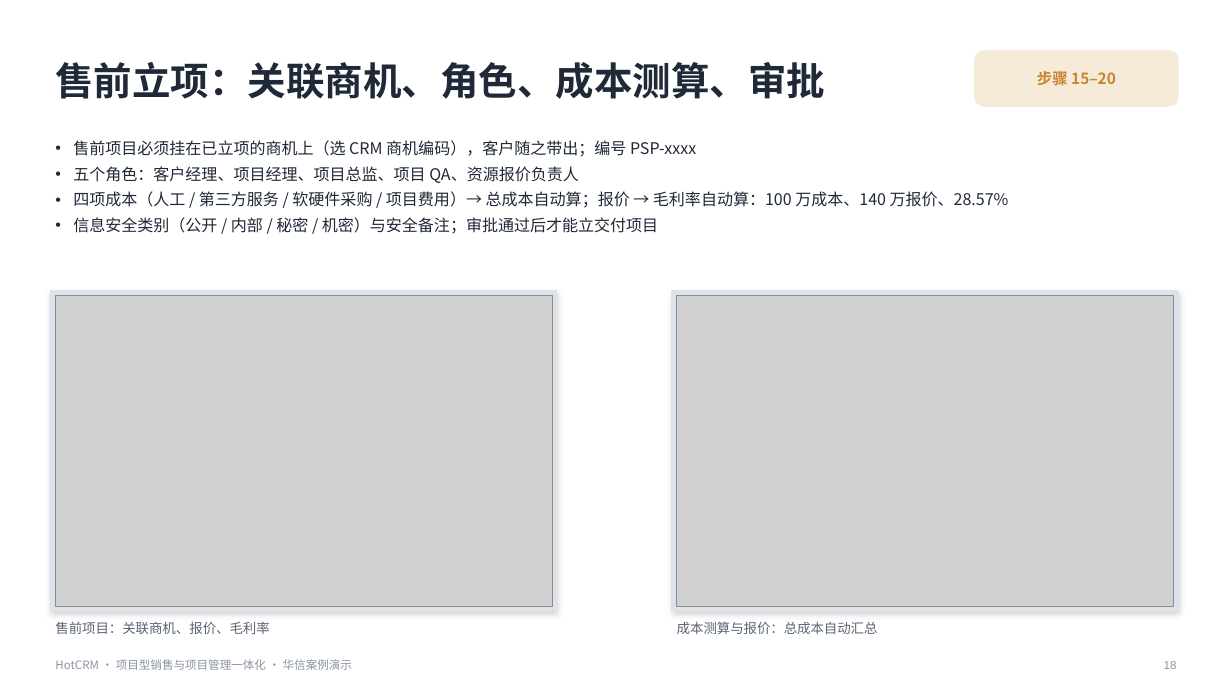
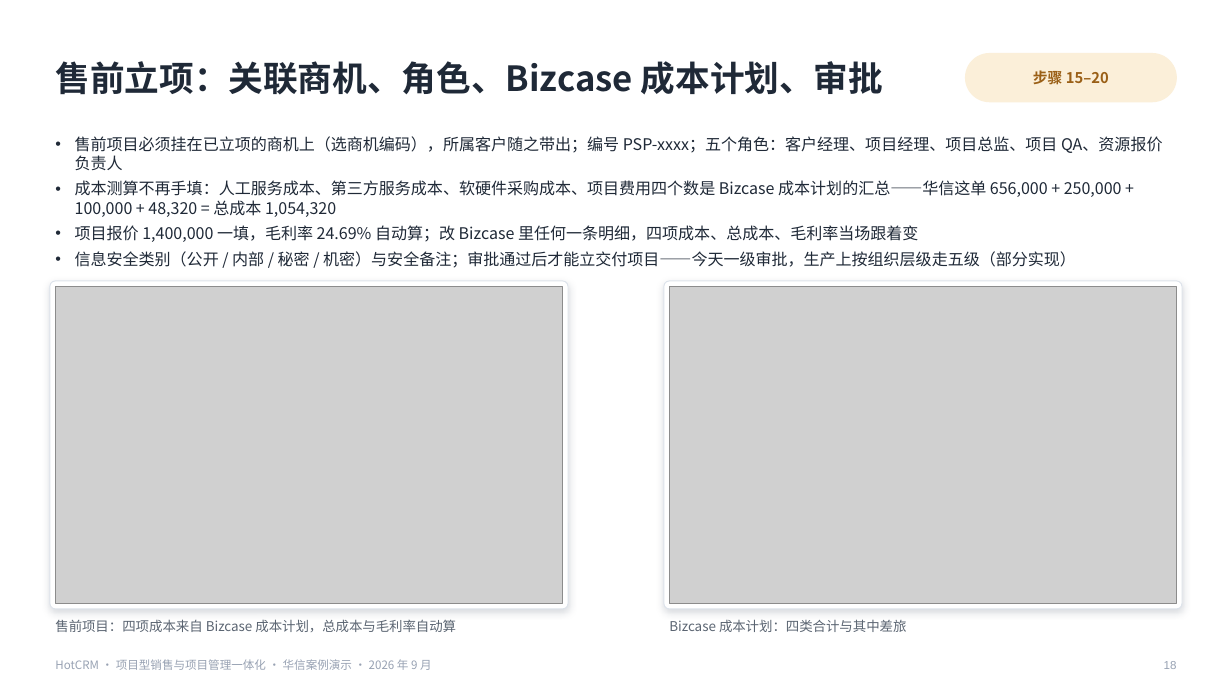
Before and after one commit to sunhaolin/hotcrm, a slide deck: slide 18 of docs/demo/psa-presales/客户汇报-华信案例.pptx. Drawn at 1232x693 pixels with LibreOffice and Linux fonts; fonts in the diff are those of the drawing; grey boxes stand for pictures. Boxes give left, top, right and bottom in pixels: in the first picture for what was removed or moved away, otherwise in the second. Text is boxed around its words. In the diff, an @@ line names an element or a change of style, - is before the commit and + after.

```diff
--- a/docs/demo/psa-presales/客户汇报-华信案例.pptx
+++ b/docs/demo/psa-presales/客户汇报-华信案例.pptx
@@ text "步骤 15–20" at box(1033, 70, 1109, 84): size 12 to 11.5 pt, text colour #C8842E to #9A5F16 @@
@@ rounded rectangle: place and size @@
-rounded rectangle at box(975, 51, 1178, 106)
+rounded rectangle at box(966, 54, 1177, 102)
@@ rounded rectangle at box(966, 54, 1177, 102): fill #F6EAD8 to #FBEFD9; outline #F6EAD8 1 pt to #FBEFD9 1 pt; proportions changed @@
@@ text at box(55, 61, 884, 95): text changed; size 30 to 27 pt @@
-售前立项：关联商机、角色、成本测算、审批
+售前立项：关联商机、角色、Bizcase 成本计划、审批
@@ text at box(75, 136, 1163, 268): text changed @@
-• 售前项目必须挂在已立项的商机上（选 CRM 商机编码），客户随之带出；编号 PSP-xxxx
-• 五个角色：客户经理、项目经理、项目总监、项目 QA、资源报价负责人
-• 四项成本（人工 / 第三方服务 / 软硬件采购 / 项目费用）→ 总成本自动算；报价 → 毛利率自动算：100 万成本、140 万报价、28.57%
-• 信息安全类别（公开 / 内部 / 秘密 / 机密）与安全备注；审批通过后才能立交付项目
+• 售前项目必须挂在已立项的商机上（选商机编码），所属客户随之带出；编号 PSP-xxxx；五个角色：客户经理、项目经理、项目总监、项目 QA、资源报价负责人
+• 成本测算不再手填：人工服务成本、第三方服务成本、软硬件采购成本、项目费用四个数是 Bizcase 成本计划的汇总——华信这单 656,000 + 250,000 + 100,000 + 48,320 = 总成本 1,054,320
+• 项目报价 1,400,000 一填，毛利率 24.69% 自动算；改 Bizcase 里任何一条明细，四项成本、总成本、毛利率当场跟着变
+• 信息安全类别（公开 / 内部 / 秘密 / 机密）与安全备注；审批通过后才能立交付项目——今天一级审批，生产上按组织层级走五级（部分实现）
@@ rounded rectangle at box(50, 281, 568, 609): rectangle to rounded rectangle; fill #DDE3EA to #FFFFFF; outline #DDE3EA 1 pt to #DDE3EB 0.75 pt; shadow changed @@
@@ rounded rectangle: place and size @@
-rounded rectangle at box(51, 291, 557, 611)
+rounded rectangle at box(50, 281, 568, 609)
@@ picture: place and size @@
-picture at box(55, 296, 553, 606)
+picture at box(55, 287, 563, 604)
@@ rounded rectangle: place and size @@
-rounded rectangle at box(672, 291, 1178, 611)
+rounded rectangle at box(664, 281, 1182, 609)
@@ rounded rectangle at box(664, 281, 1182, 609): rectangle to rounded rectangle; fill #DDE3EA to #FFFFFF; outline #DDE3EA 1 pt to #DDE3EB 0.75 pt; shadow changed @@
@@ picture: place and size @@
-picture at box(677, 296, 1174, 606)
+picture at box(670, 287, 1177, 604)
@@ text at box(55, 619, 456, 632): text changed @@
-售前项目：关联商机、报价、毛利率
+售前项目：四项成本来自 Bizcase 成本计划，总成本与毛利率自动算
@@ text at box(669, 619, 907, 632): text changed @@
-成本测算与报价：总成本自动汇总
+Bizcase 成本计划：四类合计与其中差旅
@@ text at box(55, 659, 432, 670): text changed; text colour #8A94A3 to #98A2B3 @@
-HotCRM · 项目型销售与项目管理一体化 · 华信案例演示
+HotCRM · 项目型销售与项目管理一体化 · 华信案例演示 · 2026 年 9 月
```
Also in this commit, not shown: 31 other slides changed, 3 slides added, 49 other files.
